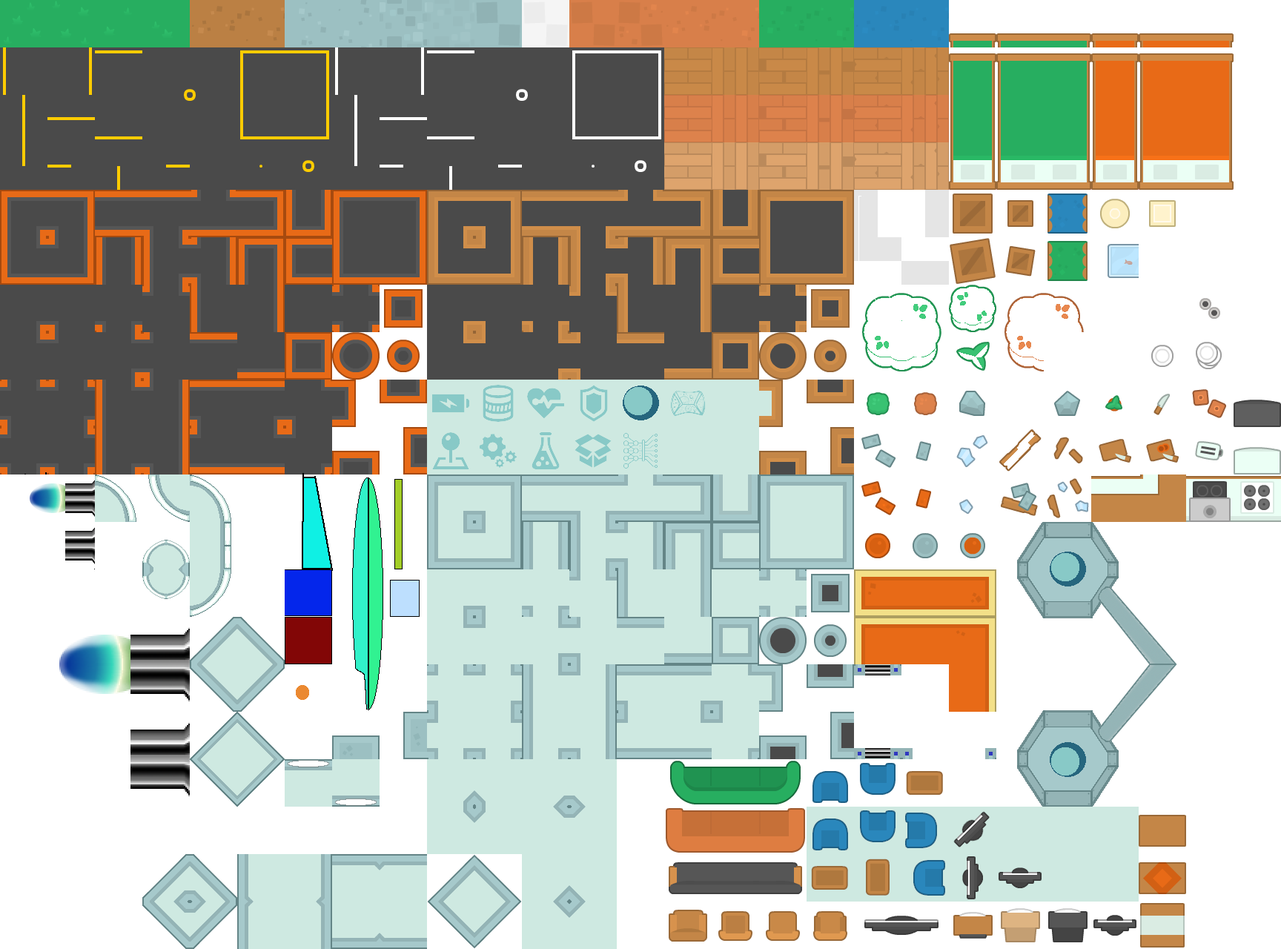
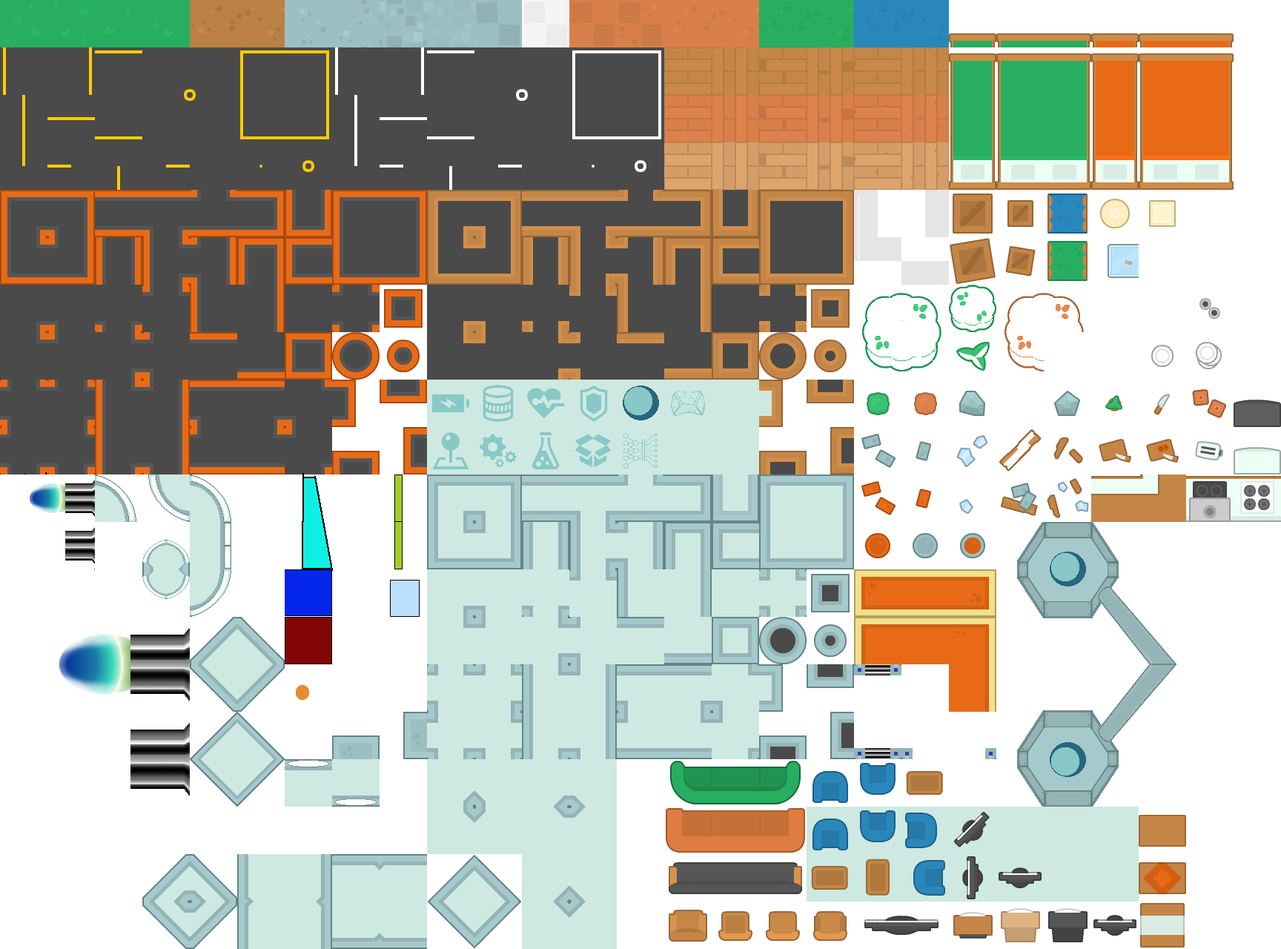
Revision of a layered 1281 × 949 image; what changed, layer by layer:
painted on "tilesheet_complete.png" over 352, 474, 403, 711
